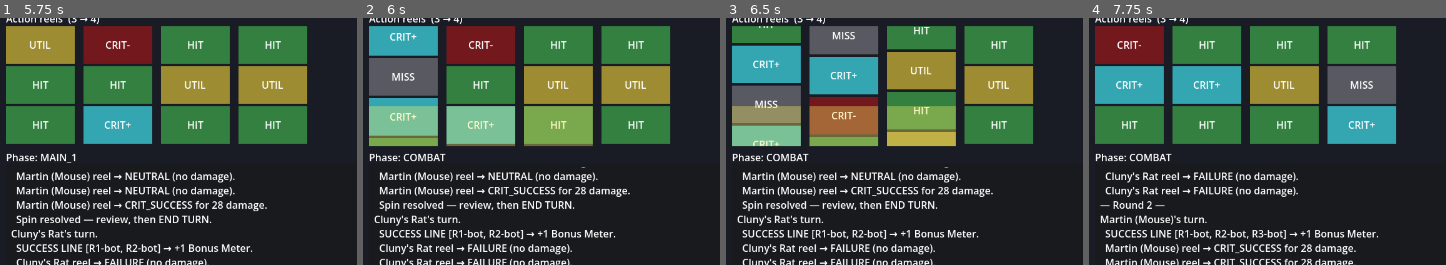
Above: before the commit, frames 1-4 (left to right).
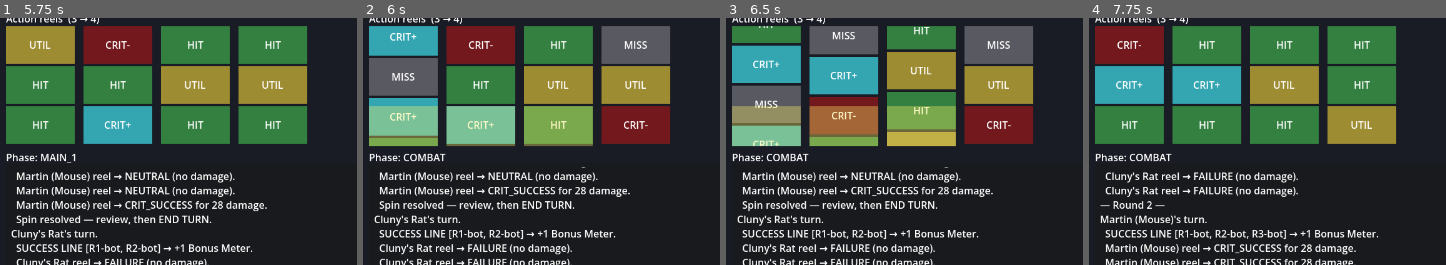
Above: after the commit, the same moments.

Repository: djkipyaboy/bunnies
Game: Godot game, scene res://combat/combat.tscn
Same seed, same stepped clock (60 frames per second), same inputs: the game is played once before the commit and once after it.
Inputs:
- Up to frame 1 (5.75 s): click "SPIN" at 0.5 s; click "END TURN" at 2.75 s; click "Splice Storm reel (2 STA)" at 5 s
- Up to frame 2 (6 s): click "SPIN" at 5.75 s
- Up to frame 3 (6.5 s): no input
- Up to frame 4 (7.75 s): no input
The pictures show only the part of the screen within x 0-50%, y 39-88%; the shares and areas given below are measured in that part.

Frame 1 is identical in both runs. In frame 2, 5.9% of the frame differs, in the area x 66-86%, y 3-52%; in frame 3, 5.9%; in frame 4, 5.9%, in the area x 66-86%, y 19-52%.

Commit message:
fix(combat): re-prepare strips from committed reels on SPIN
The reel-order shuffle made the preview's spliced Storm reel a different
make_default() shuffle than the committed one, so the strip showed a tier
that didn't match the resolved/logged result. Rebuild strips from
turn_reels on commit so the spliced reel's strip matches what's spun.

Co-Authored-By: Claude Opus 4.8 <noreply@anthropic.com>

Diff:
--- a/combat/combat.gd
+++ b/combat/combat.gd
@@ -374,9 +374,12 @@
 	_splice_button.modulate = Color(1, 1, 1)
 	_ultimate_button.modulate = Color(1, 1, 1)
 	(_panels[_attacker] as CombatantPanel).set_meter_flash(false)
-	# No re-prepare here: the preview strips in _strips already match the committed reels (same count
-	# and tier composition), and re-preparing synchronously before _do_spin would read a stale child
-	# list. _do_spin spins _strips directly.
+	# Re-prepare strips from the COMMITTED reels. The preview's spliced reel is a separate
+	# make_default() instance with a DIFFERENT shuffle than the committed one, so the strip must be
+	# rebuilt from turn_reels to match what _do_spin resolves (else the spliced reel's shown tier ≠
+	# logged tier). _do_spin reads the _strips member that _prepare_strips repopulates, so the old
+	# deferred-queue_free concern does not apply.
+	_prepare_strips(_attacker.turn_reels)
 	_phase_manager.proceed_to_combat()     # commit Main 1 → enter Combat
 	_do_spin()
 
